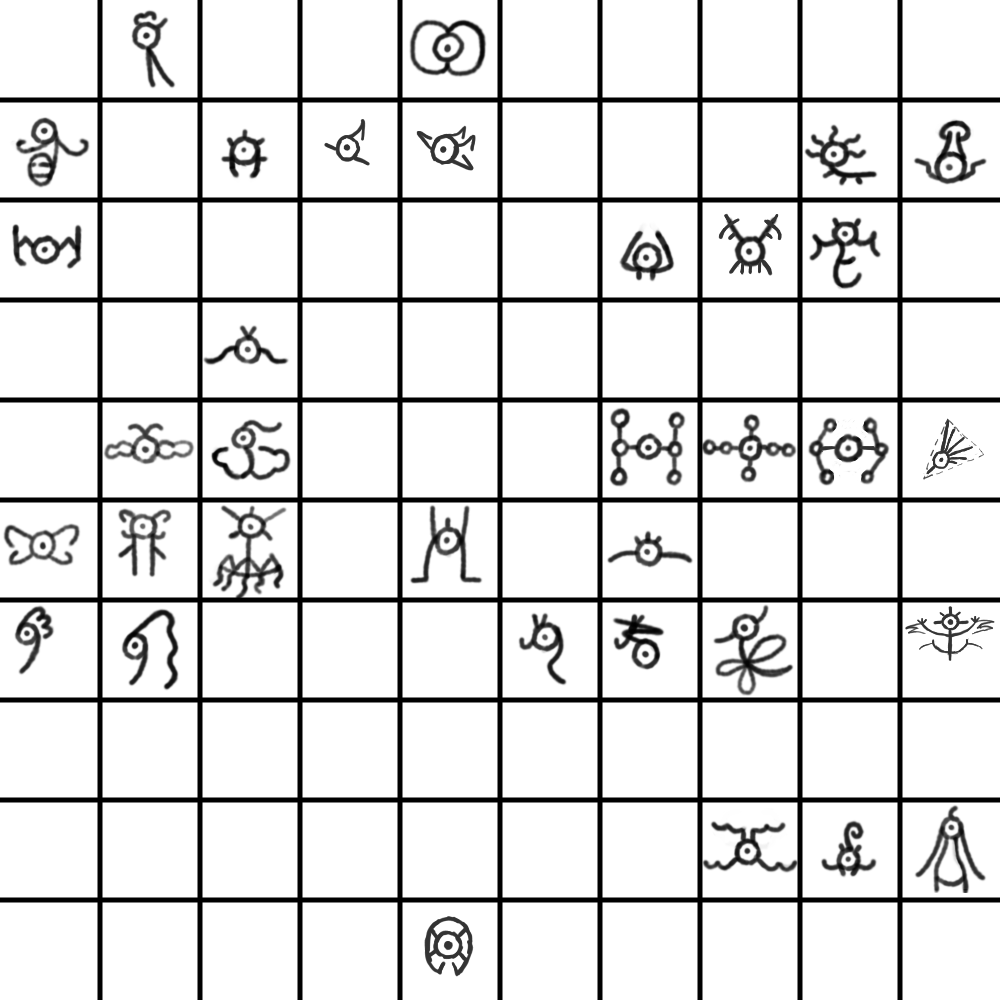
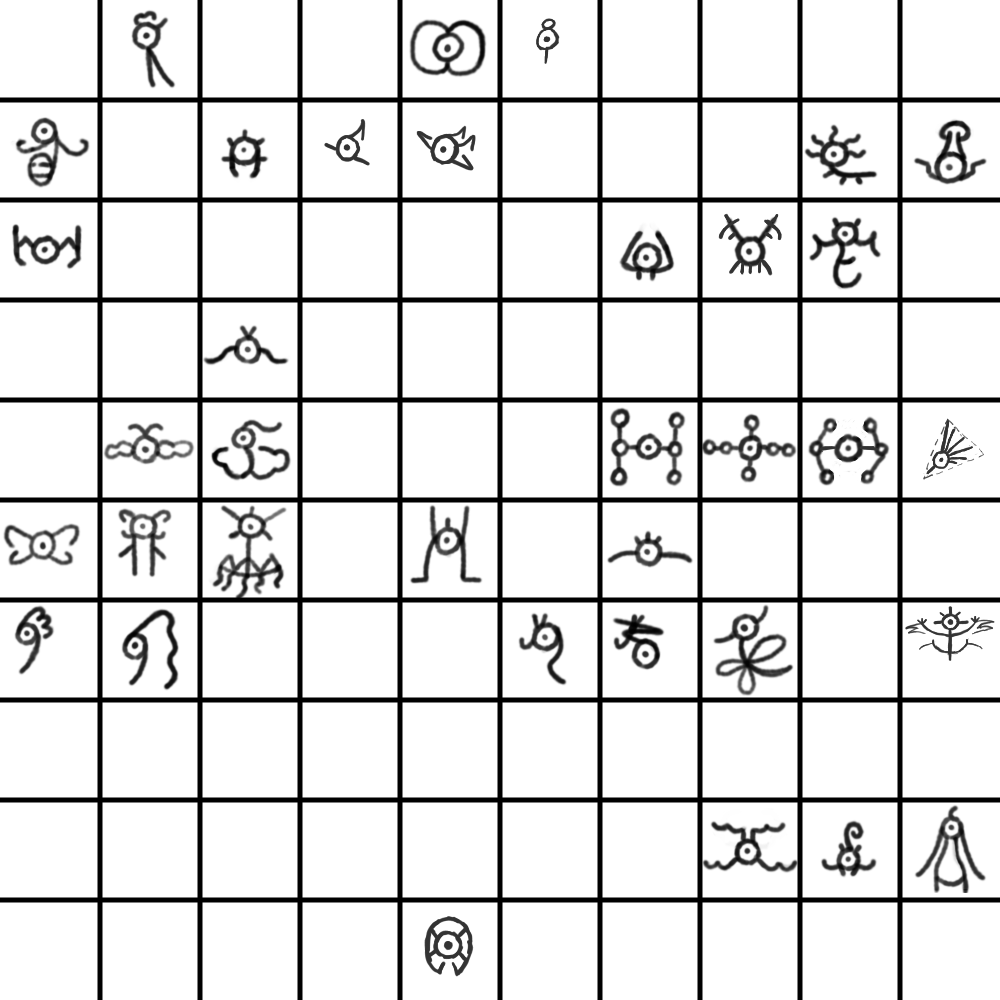
Layered file, before and after one edit (1000 × 1000). Changes by layer:
painted on "Paint Layer 1" over 536, 18, 560, 64
